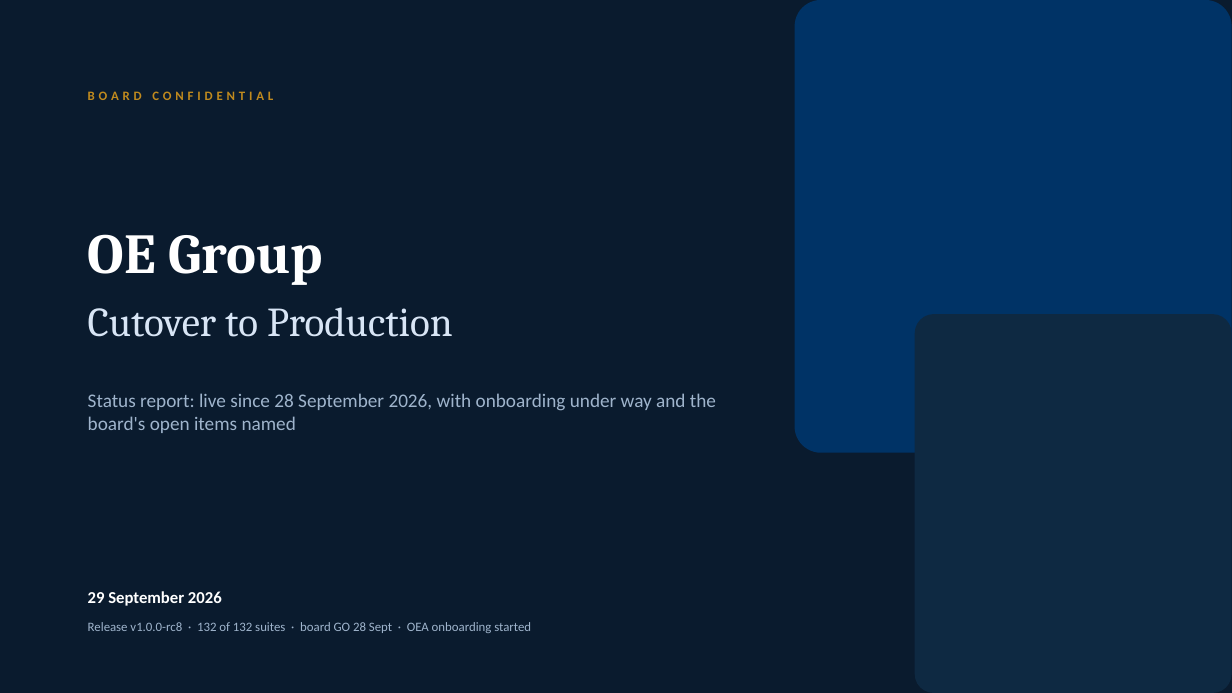
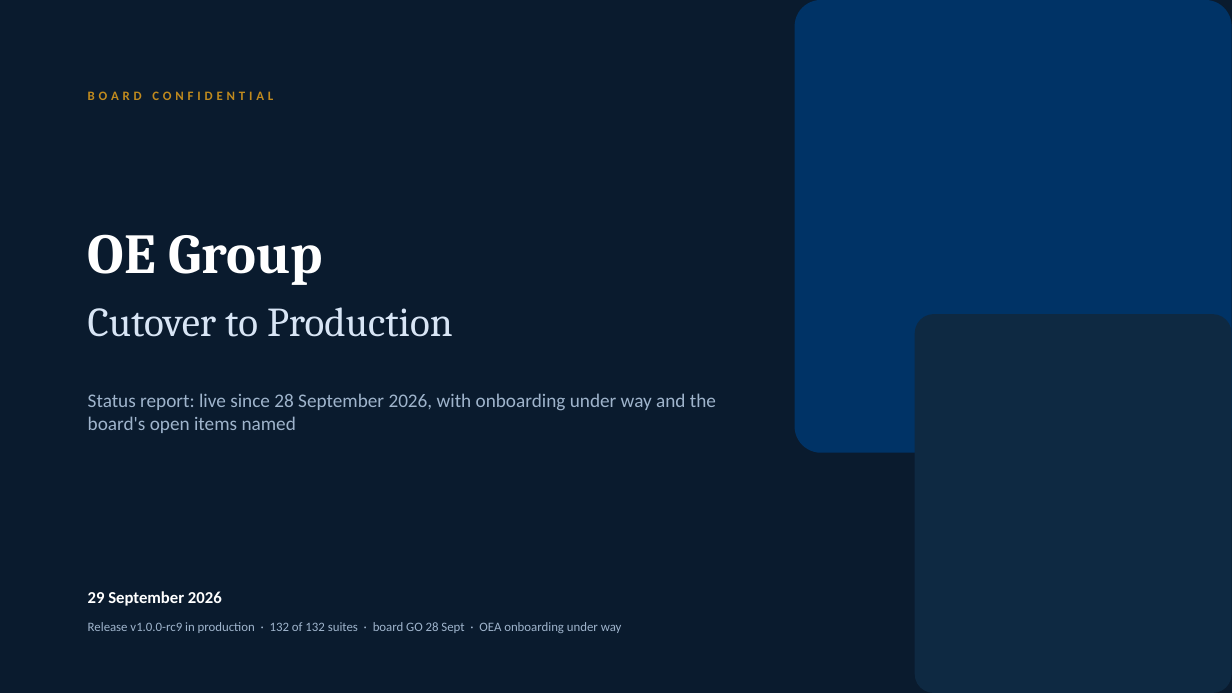
Before and after one commit to tfmlictmgr-collab/oe-group-ipms, a slide deck: slide 1 of docs/OE_Group_Production_Cutover.pptx. Drawn at 1232x693 pixels with LibreOffice and Linux fonts; fonts in the diff are those of the drawing. Boxes give left, top, right and bottom in pixels: in the first picture for what was removed or moved away, otherwise in the second. Text is boxed around its words. In the diff, an @@ line names an element or a change of style, - is before the commit and + after.

```diff
--- a/docs/OE_Group_Production_Cutover.pptx
+++ b/docs/OE_Group_Production_Cutover.pptx
@@ text at (88, 622, 622, 633): text changed @@
-Release v1.0.0-rc8 · 132 of 132 suites · board GO 28 Sept · OEA onboarding started
+Release v1.0.0-rc9 in production · 132 of 132 suites · board GO 28 Sept · OEA onboarding under way
```
Also in this commit, not shown: 7 other slides changed, 1 other file.
